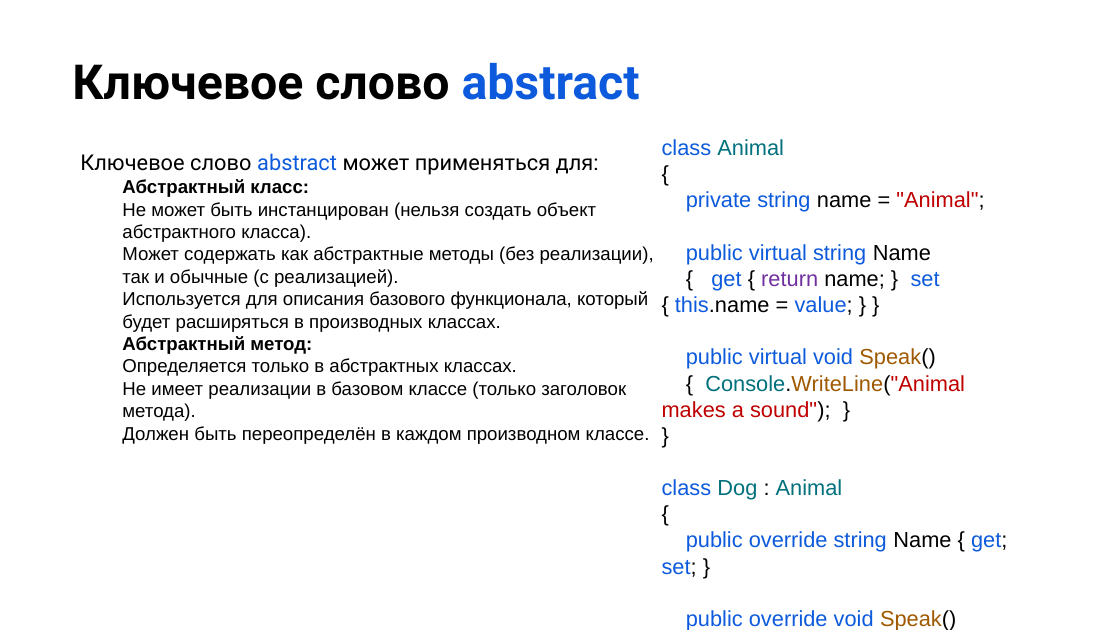
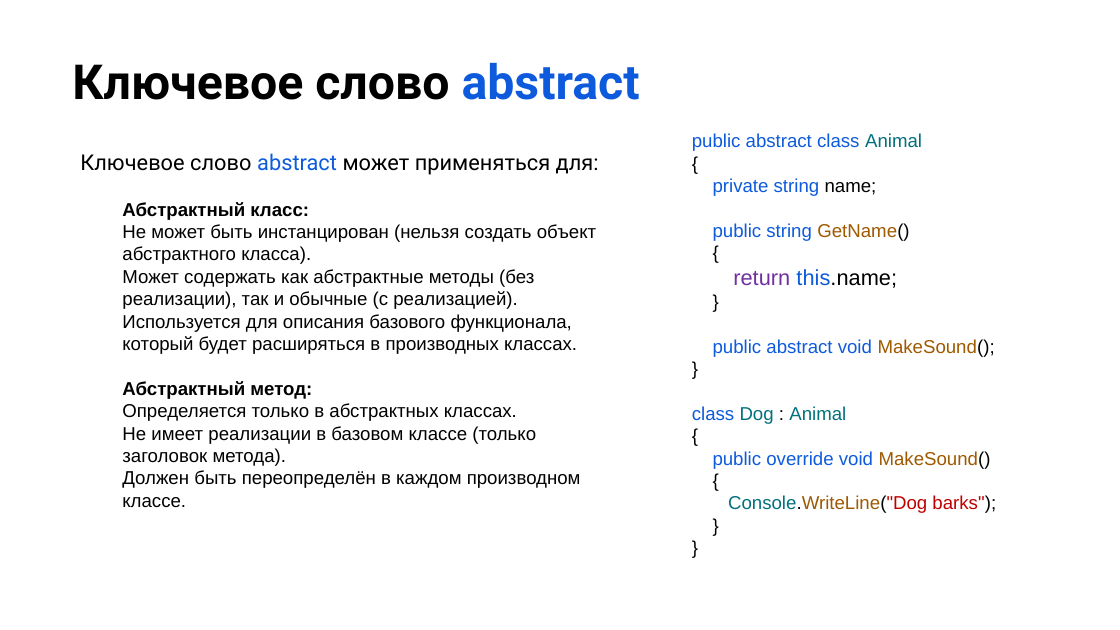
Before and after one commit to NilovPavel/OOP, a slide deck: slide 19 of ООП.pptx. Drawn at 1120x630 pixels with LibreOffice and Linux fonts; fonts in the diff are those of the drawing; background and template pictures are left out. Boxes give left, top, right and bottom in pixels: in the first picture for what was removed or moved away, otherwise in the second. Text is boxed around its words. In the diff, an @@ line names an element or a change of style, - is before the commit and + after.

```diff
--- a/ООП.pptx
+++ b/ООП.pptx
@@ text "Ключевое слово abstract может применяться ..." rewrapped from (80, 153, 654, 444) to (80, 153, 599, 508) @@
@@ text at (692, 133, 996, 513): paragraph added @@
+}
@@ text "public abstract class Animal": place and size @@
-text "public abstract class Animal" at (662, 139, 1007, 630)
+text "public abstract class Animal" at (692, 133, 996, 513)
@@ text at (692, 133, 922, 151): text changed; size 14 to 12 pt; text colour #00717D to #0D5BDC @@
-class Animal
+public abstract class Animal
@@ text at (713, 178, 995, 357): text changed; size 14 to 12 pt @@
-private string name = "Animal";
-public virtual string Name
-{ get { return name; } set { this.name = value; } }
-public virtual void Speak()
-{ Console.WriteLine("Animal makes a sound"); }
+private string name;
+public string GetName()
+{
+return this.name;
+}
+public abstract void MakeSound();
@@ text at (692, 406, 846, 424): size 14 to 12 pt in "{", "}", "class Dog : Animal", "{" and 1 more places @@
@@ text at (713, 451, 996, 513): text changed; size 14 to 12 pt @@
-public override string Name { get; set; }
-public override void Speak()
-{ Console.WriteLine("Dog barks"); }
+public override void MakeSound()
+{
+Console.WriteLine("Dog barks");
```
Also in this commit, not shown: 3 other slides changed, 5 slides added, 28 slides removed, 7 other files.
